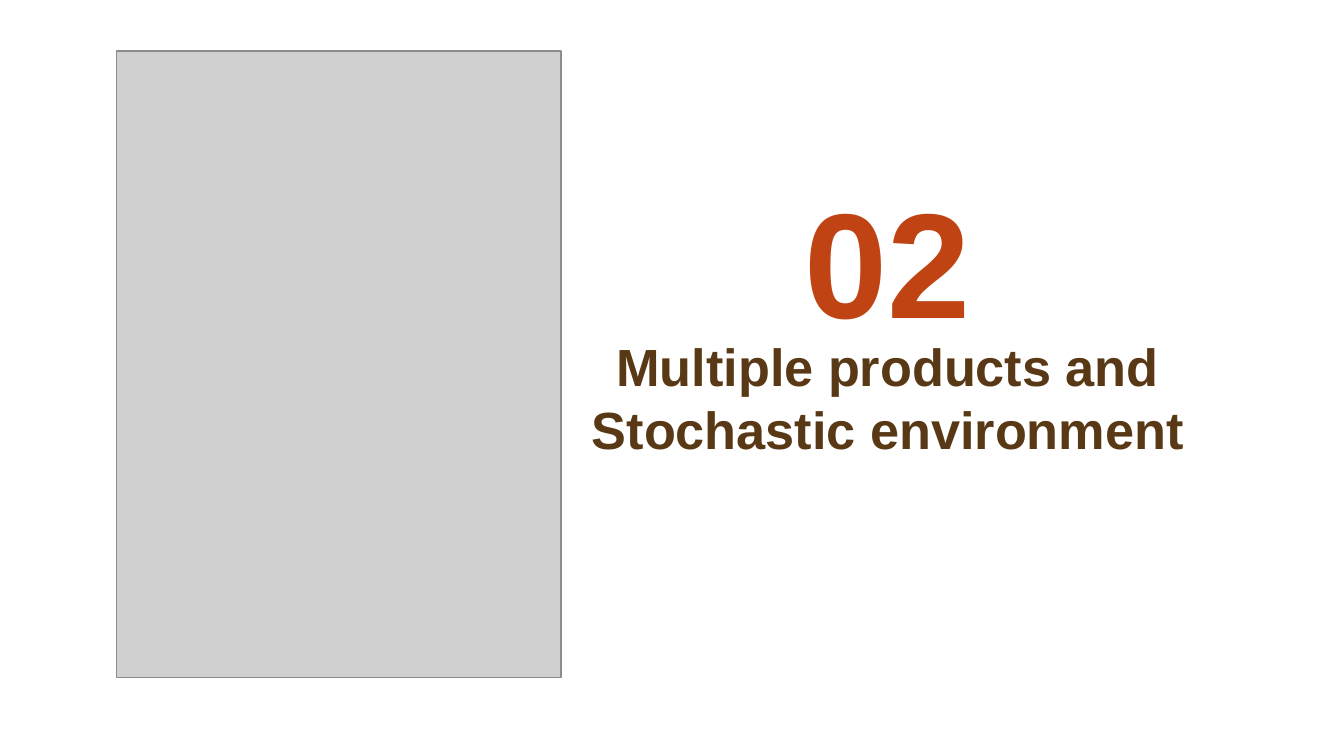
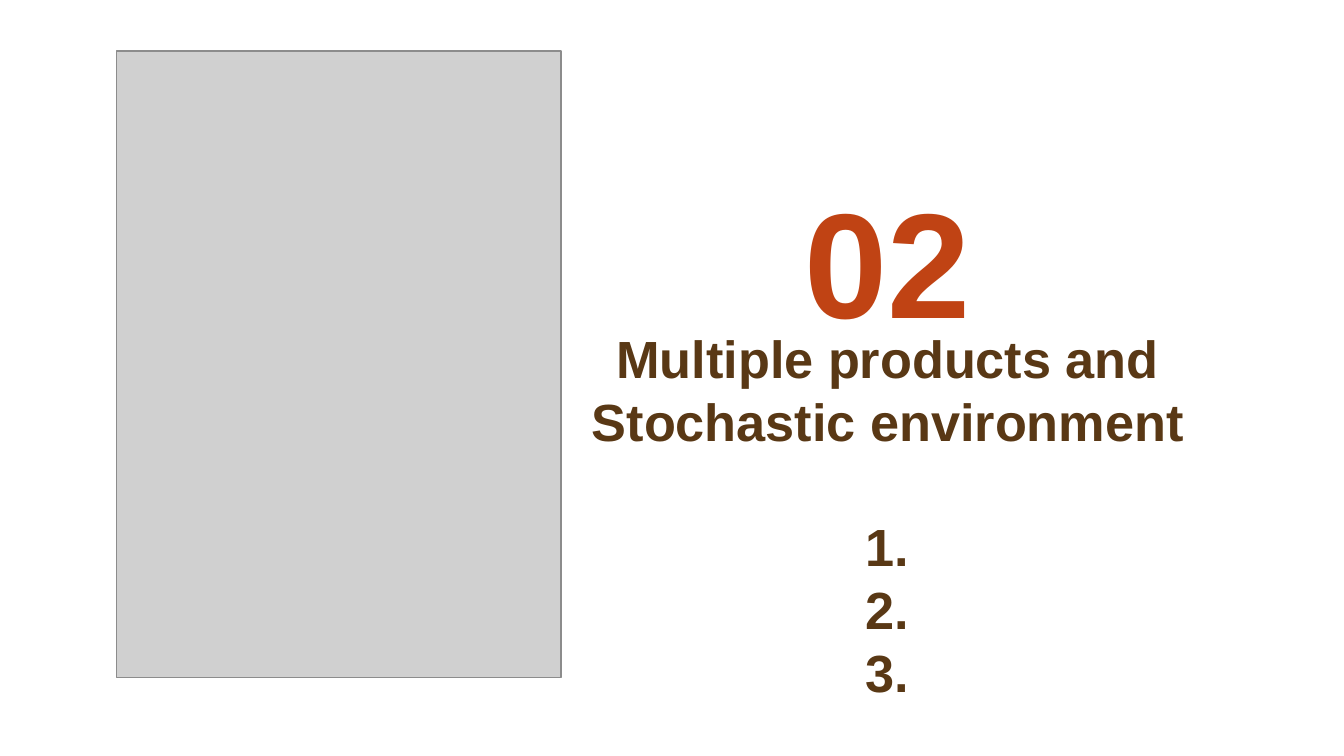
Before and after one commit to matteopasqual02/OLA-2025-project, a slide deck: slide 11 of presentation.pptx (slide 6 before the commit). Drawn at 1344x756 pixels with LibreOffice and Linux fonts; fonts in the diff are those of the drawing; grey boxes stand for pictures; background and template pictures are left out. Boxes give left, top, right and bottom in pixels: in the first picture for what was removed or moved away, otherwise in the second. Text is boxed around its words. In the diff, an @@ line names an element or a change of style, - is before the commit and + after.

Commit message:
ppt

```diff
--- a/presentation.pptx
+++ b/presentation.pptx
@@ title at (592, 340, 1183, 693): text changed @@
-Multiple products and
-Stochastic environment
+Multiple products and
+Stochastic environment
+1.
+2.
+3.
```
Also in this commit, not shown: 31 slides added, 1 slide removed.
